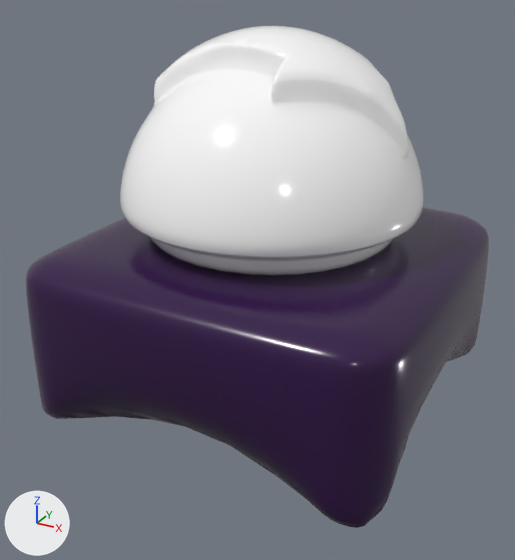
What one commit did to the Blender file Assets/Art/Animation/Button/Next Button Animation.blend.
The view is the same before and after, from a 50 mm camera at (2.58, -4.96, 2.39) aimed at (-0.02, -0.23, 0.03). Lighting does not change. The marker at lower left points along +X, +Y and +Z.
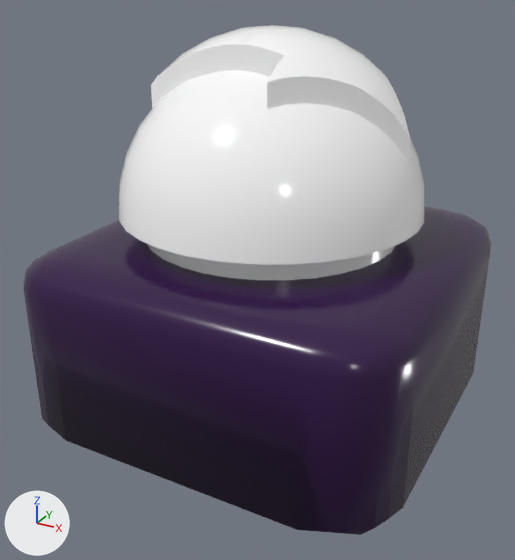
Boxes [x1, y1, x2, y2] around the edits, measured in the pictures (515 x 560 px):
'Cube.001', modifiers changed: before [26, 208, 489, 528]; after [24, 207, 491, 535]
'Sphere.001', modifiers changed: before [120, 26, 423, 275]; after [119, 25, 424, 280]

The change, as a list of edits to the scene's bpy script:
```text
Change ob_sphere_001:
    remove _m = ob_sphere_001.modifiers.new('Subdivision', 'SUBSURF')
Change ob_cube_001:
    remove _m = ob_cube_001.modifiers.new('Subdivision', 'SUBSURF')
```
